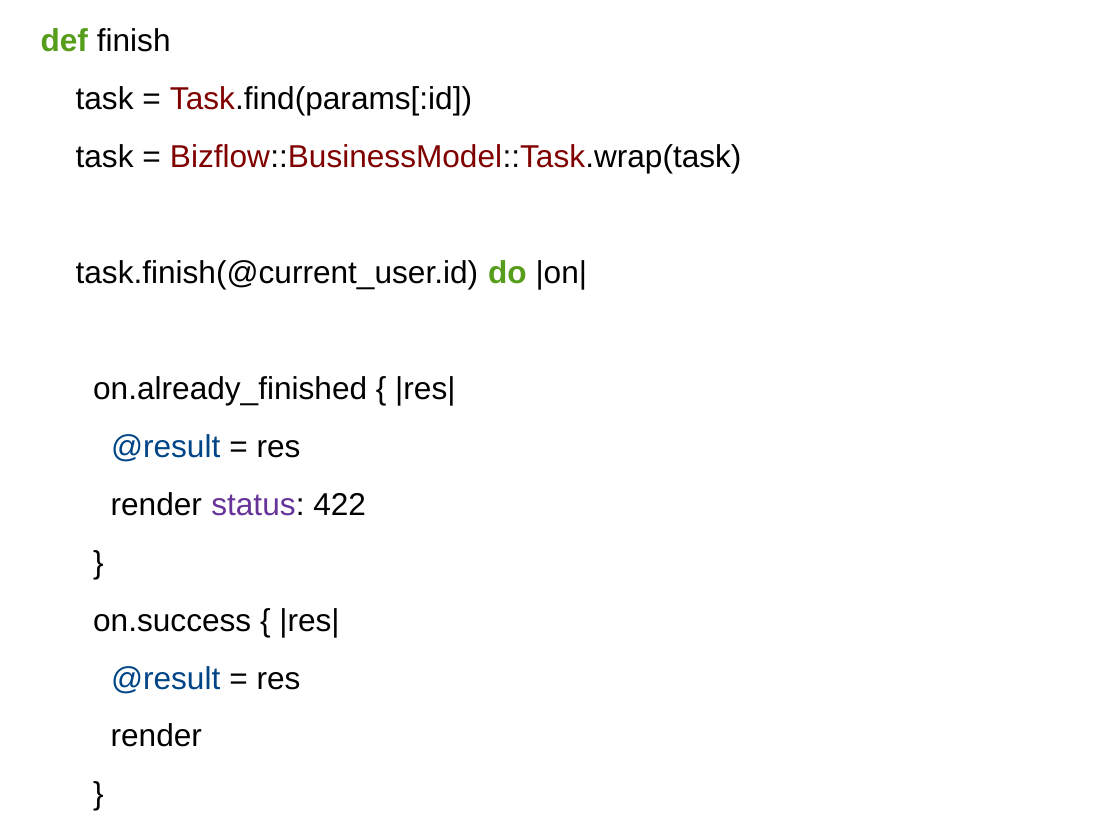
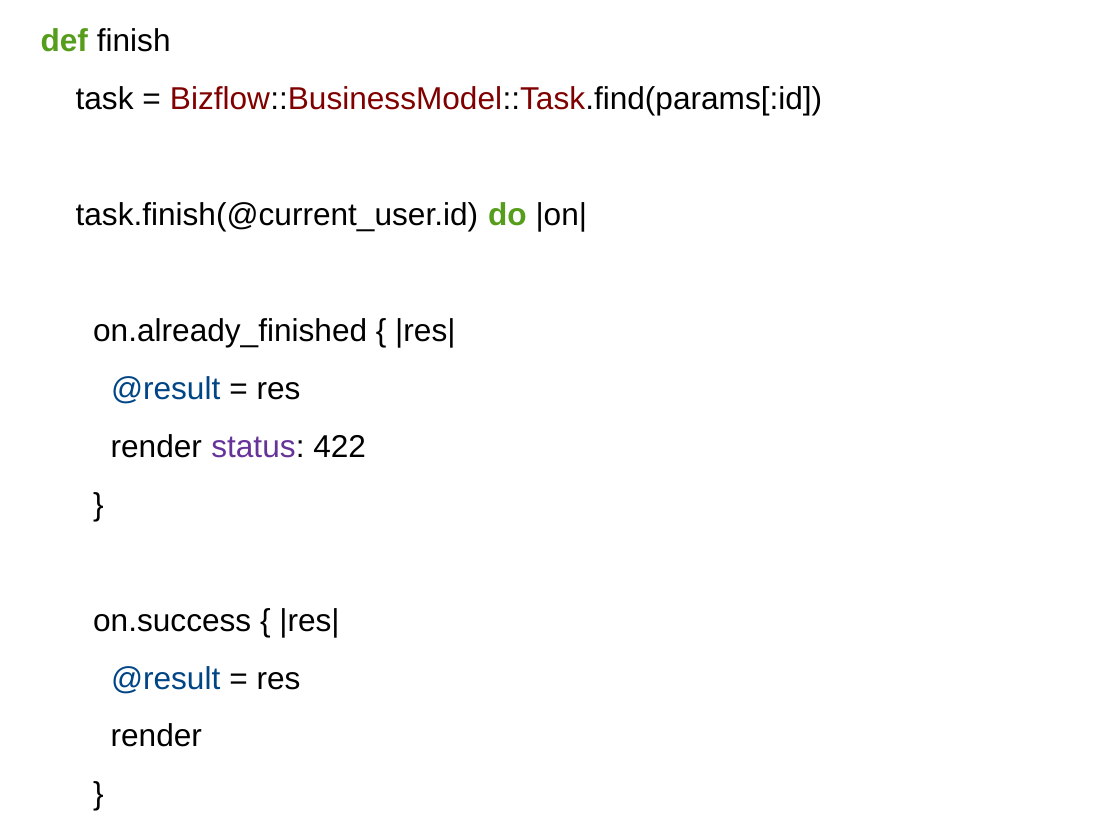
Before and after one commit to sljuka/bizflow, a slide deck: slide 20 of text/prezentacija.odp (slide 23 before the commit). Drawn at 1120x840 pixels with LibreOffice and Linux fonts; fonts in the diff are those of the drawing. Boxes give left, top, right and bottom in pixels: in the first picture for what was removed or moved away, otherwise in the second. Text is boxed around its words. In the diff, an @@ line names an element or a change of style, - is before the commit and + after.

```diff
--- a/text/prezentacija.odp
+++ b/text/prezentacija.odp
@@ text at [76, 86, 822, 115]: text changed @@
-task = Task.find(params[:id])
-task = Bizflow::BusinessModel::Task.wrap(task)
+task = Bizflow::BusinessModel::Task.find(params[:id])
```
Also in this commit, not shown: 7 other slides changed, 2 slides added, 6 slides removed, 1 other file.
